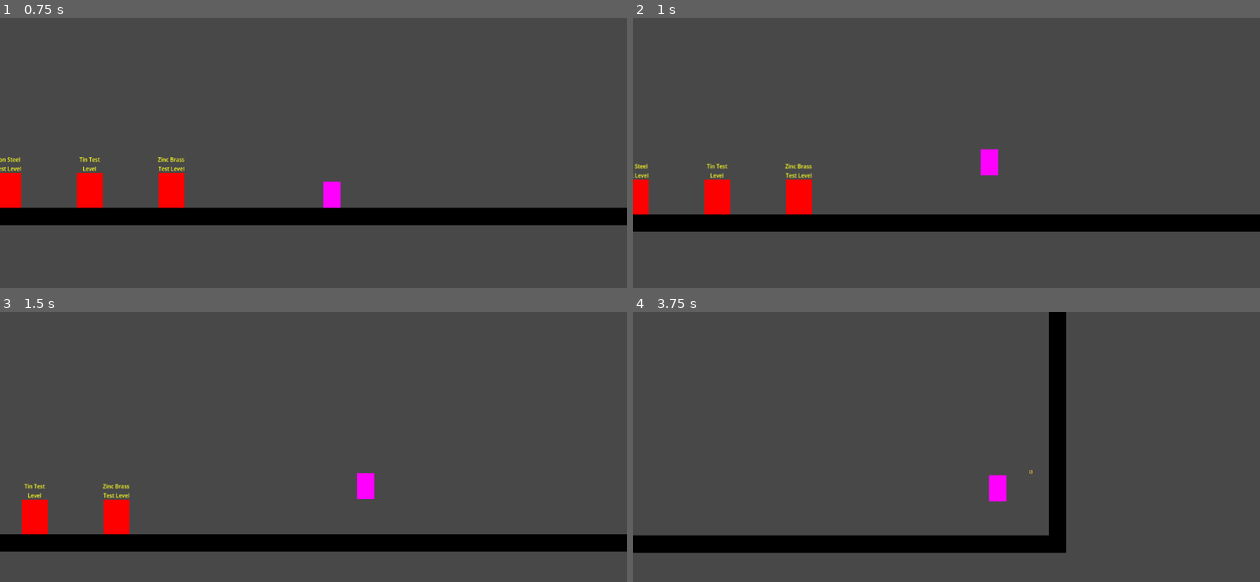
Above: before the commit, frames 1-4 (two rows, left to right).
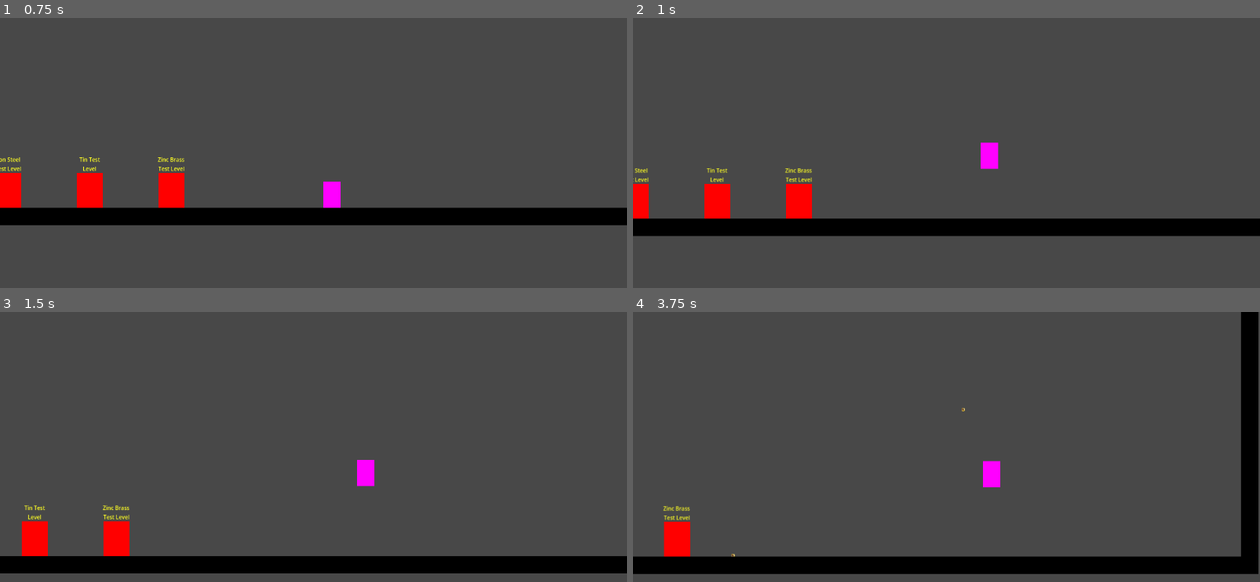
Above: after the commit, the same moments.

Repository: EdwardStanford7/MistbornGame
Game: Godot game, scene res://Levels/main.tscn
Two runs of this game, one before a commit and one after it. Both use one fixed random seed, a clock stepped at 60 frames per second and the inputs below.
Inputs (mouse positions are in pixels of both pictures, inside the frame that each line leads up to):
- Up to frame 1 (0.75 s): tap Enter (enter_loading_zone) at 0.5 s; move the mouse to (451, 177) at 0.52 s; hold D (right) from 0.53 s (still down); hold Shift (iron) from 0.53 s (still down)
- Up to frame 2 (1 s): keep holding D (right); keep holding Shift (iron); tap Space (jump) at 0.77 s; tap Ctrl (steel) at 0.8 s
- Up to frame 3 (1.5 s): keep holding D (right); tap Space (jump) at 1.07 s; move the mouse to (188, 506) at 1.27 s; release Shift (iron) at 1.28 s; tap Ctrl (steel) at 1.35 s
- Up to frame 4 (3.75 s): tap Space (jump) at 1.52, 1.82, 3.02, 3.05, 3.32, 3.6 s; click (821, 506) at 1.55 s; move the mouse to (1009, 409) at 2.02 s; release D (right) at 2.03 s; hold A (left) 2.03-2.78 s; click (1009, 409) at 2.1 s; tap T (tin) at 2.3, 2.85 s; move the mouse to (915, 557) at 2.77 s; hold D (right) from 2.78 s (still down); move the mouse to (1134, 541) at 3.52 s; hold Shift (iron) from 3.53 s (still down)

Frame 1 is identical in both runs. In frame 2, 3.9% of the frame differs, in the area x 0-100%, y 46-81%; in frame 3, 14%; in frame 4, 17%, in the area x 0-100%, y 0-98%.

Commit message:
why does coin.tscn keep corrupting

Diff:
--- a/Characters/player.tscn
+++ b/Characters/player.tscn
@@ -17,12 +17,13 @@
 friction_coefficient = 0.85
 movement_speed = 50
 jump_speed = 450
-pull_push_force = 175000
+pull_push_force = 150000
 mass = 650
 throw_speed = 750
-health = 100
 stun_time = 60
 coyote_time = 5
+health = 100
+pewter_scaling = 1.2
 
 [node name="Camera2D" type="Camera2D" parent="."]
 process_callback = 0
--- a/Scripts/main.gd
+++ b/Scripts/main.gd
@@ -4,7 +4,7 @@
 func _ready():
 	$Player.steel_unlocked = true
 	$Player.tin_unlocked = true
-	$Player.pewter_unlocked = false
+	$Player.pewter_unlocked = true
 	$Player.zinc_unlocked = true
 	$Player.brass_unlocked = true
 	$Player.copper_unlocked = true
--- a/Scripts/player.gd
+++ b/Scripts/player.gd
@@ -26,21 +26,22 @@
 
 # Parameters
 @export var friction_coefficient: float
-## meters per second
+## This value is in meters per second
 @export var movement_speed: int
-## meters per second
+## This value is in meters per second
 @export var jump_speed: int
-## newtons ig doesn't really matter for this one
+## This value is in newtons
 @export var pull_push_force: int
-## kilograms
+## This value is inkilograms
 @export var mass: int
-## newtons again prolly
+## This value is in newtons
 @export var throw_speed: int
-@export var health: int
 ## This value is in physics update frames (1/60 second)
 @export var stun_time: int
 ## This value is in physics update frames (1/60 second)
 @export var coyote_time: int
+@export var health: int
+@export var pewter_scaling: float
 
 # Instance variables
 var gravity: float = ProjectSettings.get_setting("physics/2d/default_gravity")
@@ -111,7 +112,7 @@
 	if Input.is_action_just_pressed("jump"):
 		if has_jump:
 			if pewter_unlocked:
-				force_per_frame.y -= (jump_speed / delta) * 1.2 * mass
+				force_per_frame.y -= (jump_speed / delta) * pewter_scaling * mass
 			else:
 				force_per_frame.y -= (jump_speed / delta) * mass
 			has_jump = false
@@ -125,7 +126,7 @@
 func handle_throw_coin_input(delta):
 	if Input.is_action_just_pressed("throw_coin"):
 		var direction := (get_viewport().get_mouse_position() - self.get_global_transform_with_canvas().origin).normalized()
-		var coin := preload("res://Prefabs/coin.tscn").instantiate()
+		var coin: Coin = load("res://Prefabs/coin.tscn").instantiate()
 
 		get_tree().root.get_child(0).add_child(coin)
 		metal_allomancy_released.connect(coin.allomancy_released)
@@ -140,7 +141,12 @@
 	if Input.is_action_pressed("iron"):
 		if selected_metal is Coin:
 			selected_metal.connect_player(self)
-		force_per_frame += selected_metal.pull(position, pull_push_force, mass)
+
+		if pewter_unlocked:
+			force_per_frame += selected_metal.pull(position, pull_push_force * pewter_scaling, mass)
+		else:
+			force_per_frame += selected_metal.pull(position, pull_push_force, mass)
+
 	if Input.is_action_just_released("iron"):
 		selected_metal = null
 		metal_allomancy_released.emit()
@@ -152,7 +158,13 @@
 	if Input.is_action_pressed("steel"):
 		if selected_metal is Coin:
 			selected_metal.connect_player(self)
-		force_per_frame += selected_metal.push(position, pull_push_force, mass)
+
+		if pewter_unlocked:
+			force_per_frame += selected_metal.push(position, pull_push_force * pewter_scaling, mass)
+		else:
+			force_per_frame += selected_metal.push(position, pull_push_force, mass)
+
+
 	if Input.is_action_just_released("steel"):
 		selected_metal = null
 		metal_allomancy_released.emit()
Not shown: 2 places in Prefabs/coin.tscn that only renumber resources
